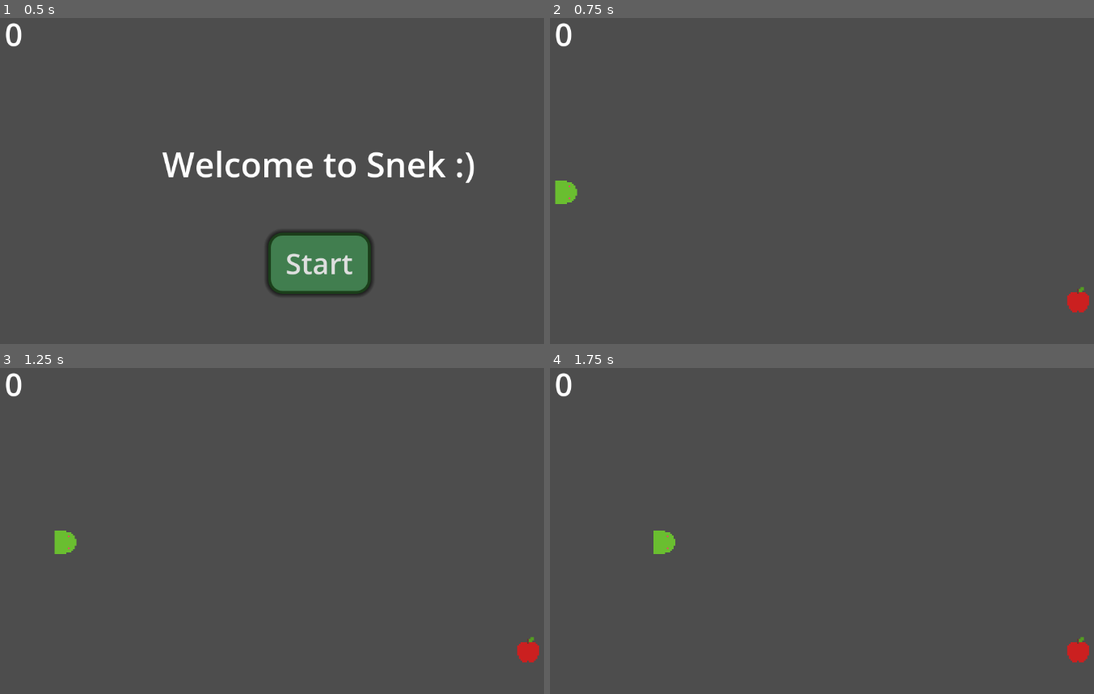
Above: before the commit, frames 1-4 (two rows, left to right).
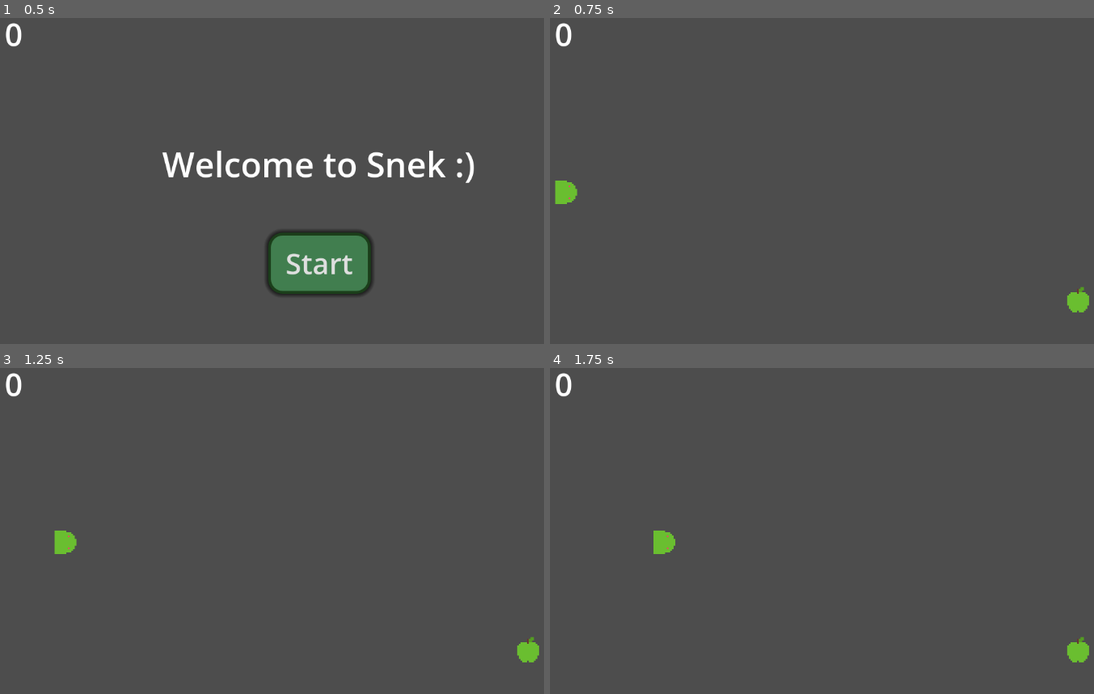
Above: after the commit, the same moments.

Repository: hollisma/snek-godot
Game: Godot game, scene res://scenes/main.tscn
Two runs of this game, one before a commit and one after it. Both use one fixed random seed, a clock stepped at 60 frames per second and the inputs below.
Inputs:
- Up to frame 1 (0.5 s): no input
- Up to frame 2 (0.75 s): click "Start" at 0.5 s
- Up to frame 3 (1.25 s): no input
- Up to frame 4 (1.75 s): hold D (move_right) from 1.28 s (still down); tap 1 (dev 1) at 1.35 s

Frame 1 is identical in both runs. In frame 2, 0.2% of the frame differs, in the area x 94-100%, y 84-91%; in frame 3, 0.2%; in frame 4, 0.2%.

Commit message:
added golden apples worth 5 points

Diff:
--- /dev/null
+++ b/scenes/appl_golden.tscn
@@ -0,0 +1,22 @@
+[gd_scene load_steps=5 format=3 uid="uid://dfmrns727ndv0"]
+
+[ext_resource type="Script" uid="uid://ning5pmc566a" path="res://scripts/appl_golden.gd" id="1_bp244"]
+[ext_resource type="Script" uid="uid://d3x5y4gk1ixqq" path="res://scripts/themed_sprite.gd" id="2_5y5ke"]
+[ext_resource type="Texture2D" uid="uid://ckuno1s1ejc7j" path="res://art/snek tail.png" id="3_bp244"]
+
+[sub_resource type="RectangleShape2D" id="RectangleShape2D_bsuqj"]
+size = Vector2(13, 14)
+
+[node name="ApplGolden" type="Area2D" groups=["appls"]]
+script = ExtResource("1_bp244")
+
+[node name="Sprite2D" type="Sprite2D" parent="."]
+scale = Vector2(3, 3)
+script = ExtResource("2_5y5ke")
+basic_texture = ExtResource("3_bp244")
+shaded_texture = ExtResource("3_bp244")
+
+[node name="CollisionShape2D" type="CollisionShape2D" parent="."]
+position = Vector2(-1.5, 1.19209e-06)
+scale = Vector2(3, 3)
+shape = SubResource("RectangleShape2D_bsuqj")
--- a/scenes/appl_green.tscn
+++ b/scenes/appl_green.tscn
@@ -8,7 +8,7 @@
 [sub_resource type="RectangleShape2D" id="RectangleShape2D_bsuqj"]
 size = Vector2(13, 14)
 
-[node name="Appl" type="Area2D" groups=["appls"]]
+[node name="ApplGreen" type="Area2D" groups=["appls"]]
 script = ExtResource("1_gxx3b")
 
 [node name="Sprite2D" type="Sprite2D" parent="."]
--- /dev/null
+++ b/scripts/appl_golden.gd
@@ -0,0 +1,3 @@
+extends Area2D
+
+@export var points: int = 5
--- a/scripts/appl_green.gd
+++ b/scripts/appl_green.gd
@@ -1,3 +1,3 @@
 extends Area2D
 
-@export var points: int = 3
+@export var points: int = 2
--- a/scripts/food_manager.gd
+++ b/scripts/food_manager.gd
@@ -2,6 +2,8 @@
 
 var appl_scene: PackedScene = preload("res://scenes/appl.tscn")
 var appl_green_scene: PackedScene = preload("res://scenes/appl_green.tscn")
+var appl_golden_scene: PackedScene = preload("res://scenes/appl_golden.tscn")
+
 var snek_head: Node
 @onready var screen_size = get_viewport().size
 
@@ -17,7 +19,15 @@
 		if snek_head.position.distance_to(pos) > margin * 2:
 			break
 
-	var is_appl_green = randi() % 3 == 2 # % 15
-	var appl = appl_scene.instantiate() if not is_appl_green else appl_green_scene.instantiate()
+	var appl = _get_appl_instance()
 	appl.position = pos
 	call_deferred("add_child", appl)
+
+func _get_appl_instance() -> Node:
+	var rand = randi() % 100
+	var scene = appl_scene
+	if rand < 15: # 15% chance to be green
+		scene = appl_green_scene
+	elif rand < 20: # 5% chance to be golden
+		scene = appl_golden_scene
+	return scene.instantiate()
Not shown, added: scripts/appl_golden.gd.uid
